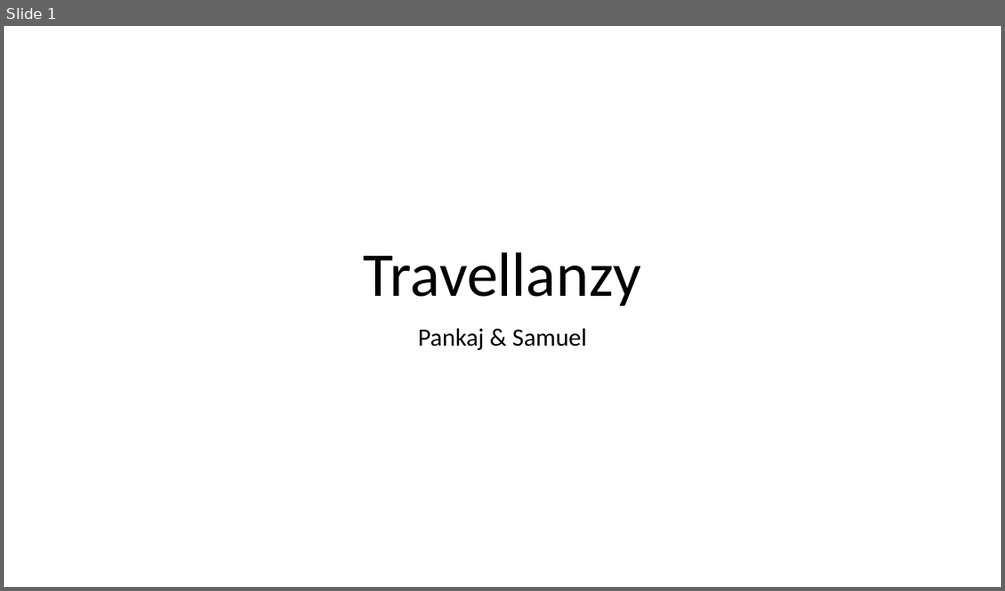
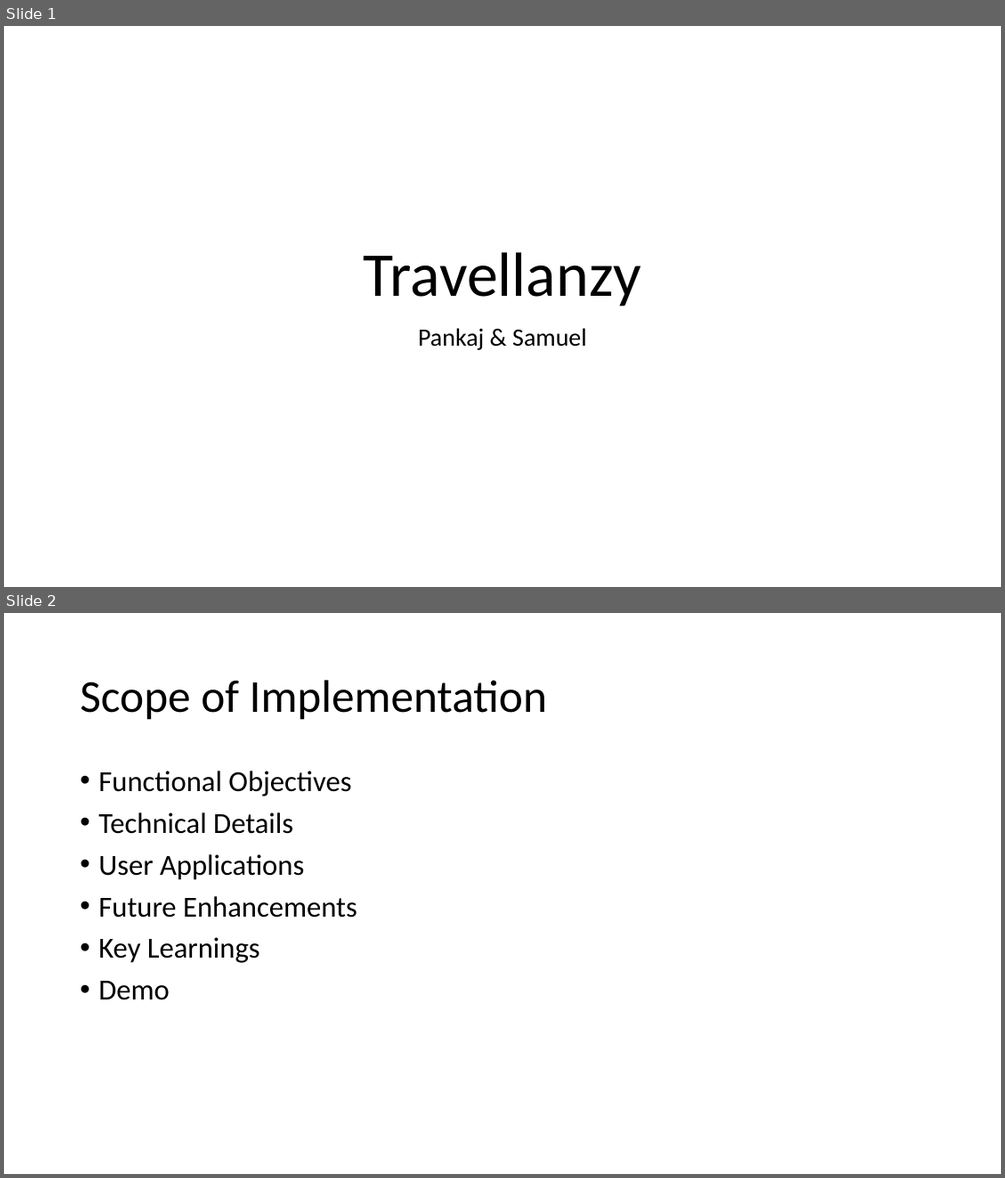
Before and after one commit to pankajti/travelenzy, a slide deck: presentation/travelenzy.pptx. Shown one above the other, each under a label of ours: slide 1 before the commit, slides 1 and 2 after it. The pictures are 1005x591 and 1005x1178 pixels, drawn with LibreOffice and Linux fonts; fonts in the diff are those of the drawing. Boxes give left, top, right and bottom in pixels: in the first picture for what was removed or moved away, otherwise in the second. Text is boxed around its words. In the diff, an @@ line names an element or a change of style, - is before the commit and + after.

Commit message:
adding demo for mongo db data load and display content on ui

```diff
--- a/presentation/travelenzy.pptx
+++ b/presentation/travelenzy.pptx
@@ slide 2 added at <box>4,613,1001,1174</box>, background #FFFFFF @@
@@ title added at <box>80,680,547,720</box>, 44 pt, text #000000 @@
+Scope of Implementation
@@ text added at <box>98,771,357,1000</box>, 28 pt, text #000000 @@
+• Functional Objectives
+• Technical Details
+• User Applications
+• Future Enhancements
+• Key Learnings
+• Demo
```
Also in this commit, not shown: 1 slide changed, 9 other slides added, 13 other files.
